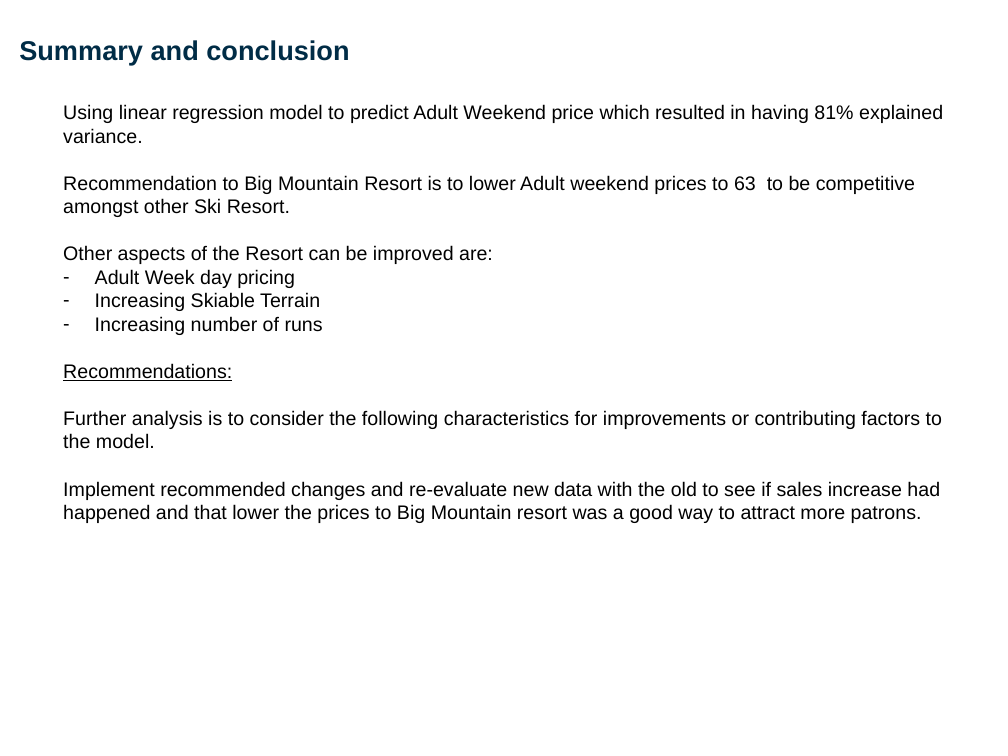
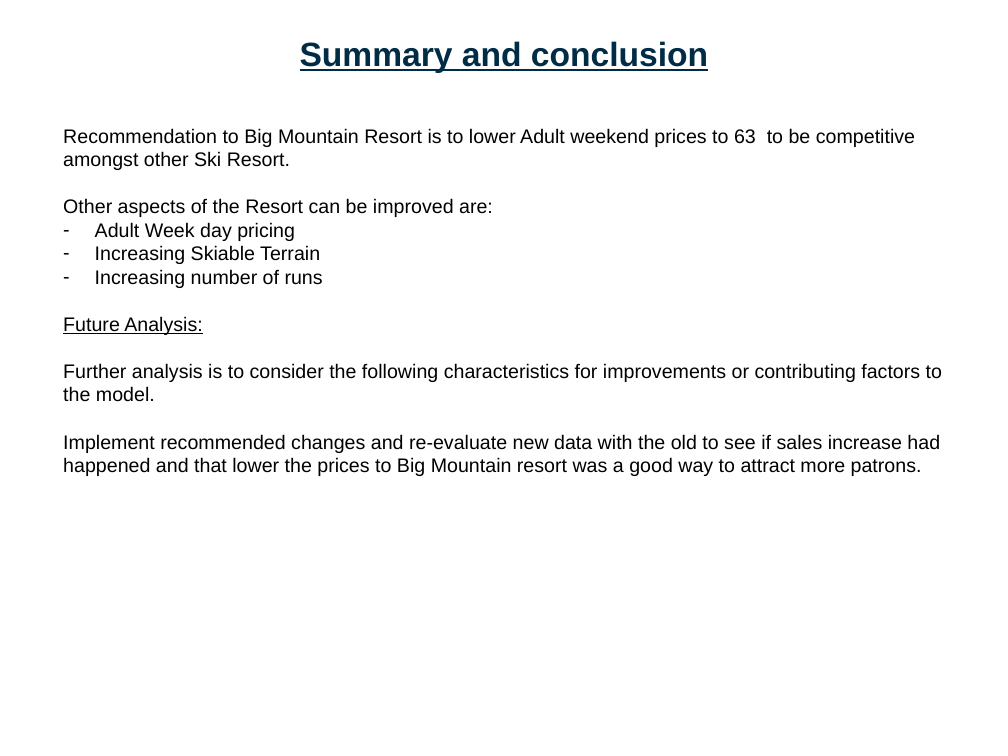
Before and after one commit to funwandrea/GuidedCapstone, a slide deck: slide 7 of Guided Capstone Slide Deck.pptx. Drawn at 1008x756 pixels with LibreOffice and Linux fonts; fonts in the diff are those of the drawing. Boxes give left, top, right and bottom in pixels: in the first picture for what was removed or moved away, otherwise in the second. Text is boxed around its words. In the diff, an @@ line names an element or a change of style, - is before the commit and + after.

Commit message:
Edits on the Slide deck
Modified reccomendation on key findings. Added captions.  Changed conclusion

```diff
--- a/Guided Capstone Slide Deck.pptx
+++ b/Guided Capstone Slide Deck.pptx
@@ title "Summary and conclusion" at <box>300,41,708,73</box>: size 19.4 to 24 pt, underline on; alignment left to centre @@
@@ text at <box>63,104,943,144</box>: paragraph removed @@
-Using linear regression model to predict Adult Weekend price which resulted in having 81% explained variance.
@@ text at <box>63,316,203,335</box>: text changed @@
-Recommendations:
+Future Analysis:
```
Also in this commit, not shown: 4 other slides changed, 2 other files.
